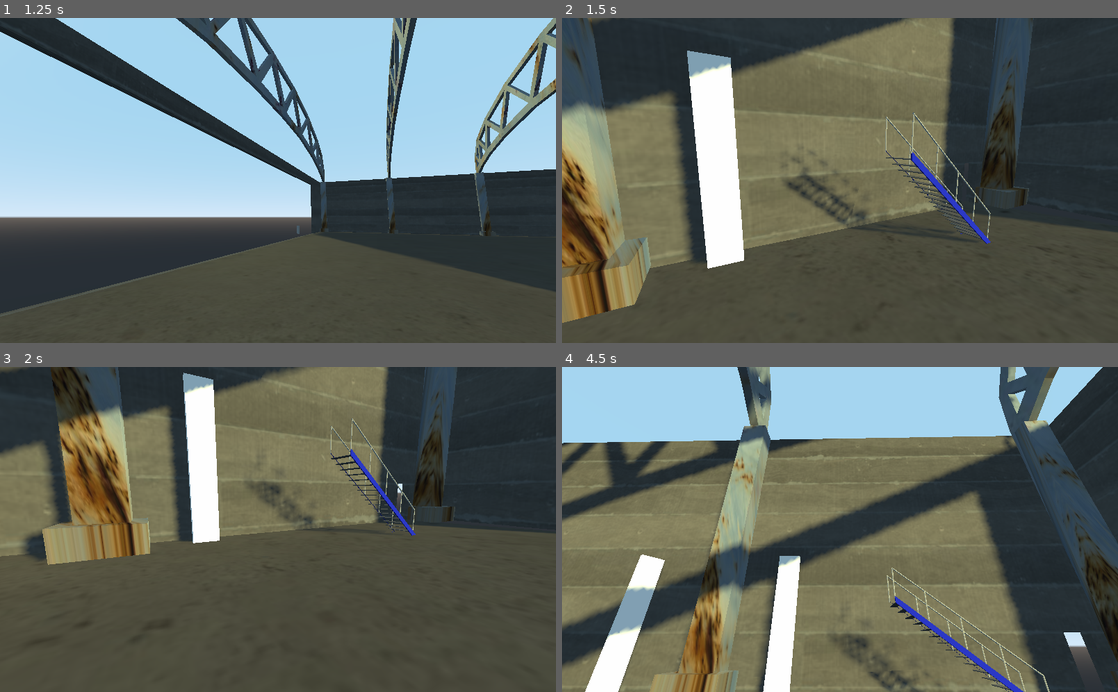
Above: before the commit, frames 1-4 (two rows, left to right).
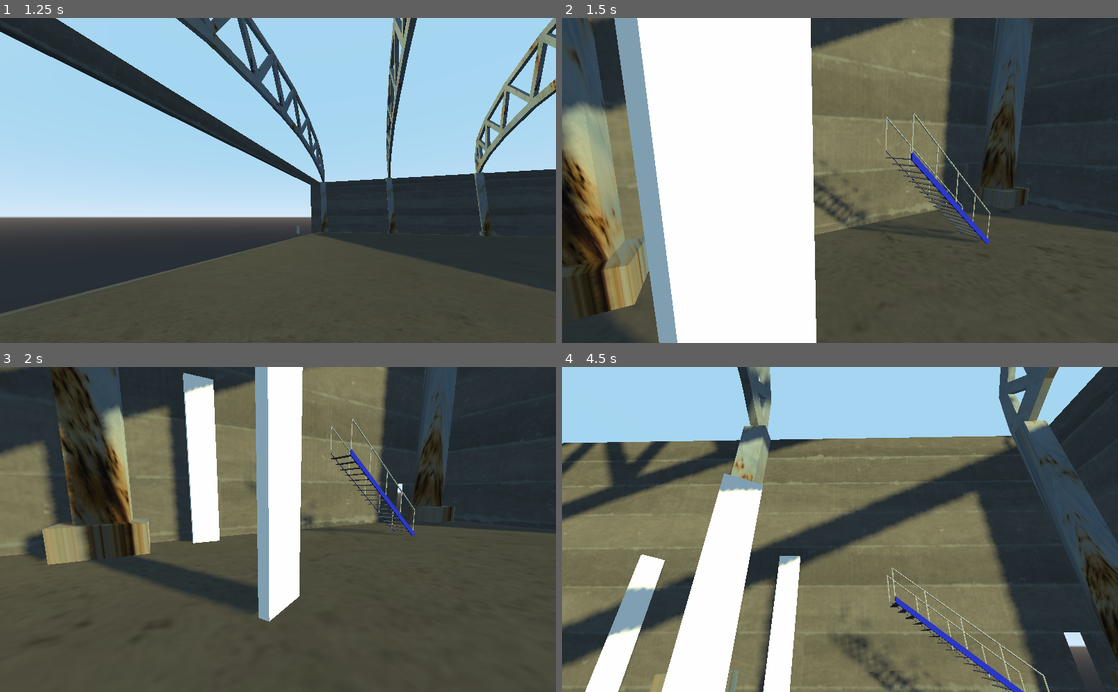
Above: after the commit, the same moments.

Repository: 00steve/Mesa
Game: Godot game, scene res://Mesa.tscn
Same seed, same stepped clock (60 frames per second), same inputs: the game is played once before the commit and once after it.
Inputs (mouse positions are in pixels of both pictures, inside the frame that each line leads up to):
- Up to frame 1 (1.25 s): tap Enter at 0.5 s; move the mouse to (400, 164) at 0.52 s; hold D (move_right) from 0.53 s (still down); tap Space (move_jump) at 0.77 s
- Up to frame 2 (1.5 s): move the mouse to (728, 196) at 1.27 s; release D (move_right) at 1.28 s; hold S (move_backward) from 1.28 s (still down)
- Up to frame 3 (2 s): keep holding S (move_backward); tap Space (move_jump) at 1.52 s
- Up to frame 4 (4.5 s): move the mouse to (895, 458) at 2.02 s; release S (move_backward) at 2.03 s; hold D (move_right) 2.03-2.78 s; move the mouse to (812, 594) at 2.77 s; hold W (move_forward) 2.78-3.53 s; tap Space (move_jump) at 3.02, 3.77 s; move the mouse to (1006, 578) at 3.52 s; hold A (move_left) from 3.53 s (still down); move the mouse to (673, 480) at 4.27 s

Frame 1 is identical in both runs. In frame 2, 31% of the frame differs, in the area x 0-46%, y 0-100%; in frame 3, 12%; in frame 4, 6.2%.

Commit message:
Let players exit the ladder from the bottom as long as they are moving down.

Diff:
--- a/Ladder.tscn
+++ b/Ladder.tscn
@@ -6,7 +6,10 @@
 [sub_resource type="CubeMesh" id=1]
 
 [sub_resource type="BoxShape" id=2]
-extents = Vector3( 0.1, 3.5, 0.5 )
+extents = Vector3( 0.1, 3, 0.5 )
+
+[sub_resource type="BoxShape" id=3]
+extents = Vector3( 0.1, 3, 0.5 )
 
 [node name="Ladder" type="Spatial"]
 script = ExtResource( 1 )
@@ -21,5 +24,9 @@
 script = ExtResource( 2 )
 
 [node name="CollisionShape" type="CollisionShape" parent="LadderArea"]
-transform = Transform( 1, 0, 0, 0, 1, 0, 0, 0, 1, 0, 0.416714, 0 )
 shape = SubResource( 2 )
+
+[node name="StaticBody" type="StaticBody" parent="."]
+
+[node name="CollisionShape" type="CollisionShape" parent="StaticBody"]
+shape = SubResource( 3 )
--- a/Mesa.tscn
+++ b/Mesa.tscn
@@ -23,3 +23,6 @@
 
 [node name="Ladder2" parent="Ladders" instance=ExtResource( 4 )]
 transform = Transform( 1, 0, 0, 0, 1, 0, 0, 0, 1, -36.7502, 4.92207, -37.1287 )
+
+[node name="Ladder3" parent="Ladders" instance=ExtResource( 4 )]
+transform = Transform( -0.866025, 0, -0.5, 0, 1, 0, 0.5, 0, -0.866025, -30.7502, 4.92207, -37.1287 )
--- a/PlayerBody.gd
+++ b/PlayerBody.gd
@@ -116,6 +116,8 @@
 			velocity.x = moveDirection.x;
 			velocity.y = moveDirection.y;
 			velocity.z = moveDirection.z;
+			if velocity.y < 0 && isOnFloor:
+				movementState = 0;
 		2: #end climbing
 			moveDirection = Vector3(sin(cameraAngle.y)*strafeDirection.z
 				+ cos(cameraAngle.y)*strafeDirection.x,0,
Not shown: 1 places in Ladder.tscn that only renumber resources
